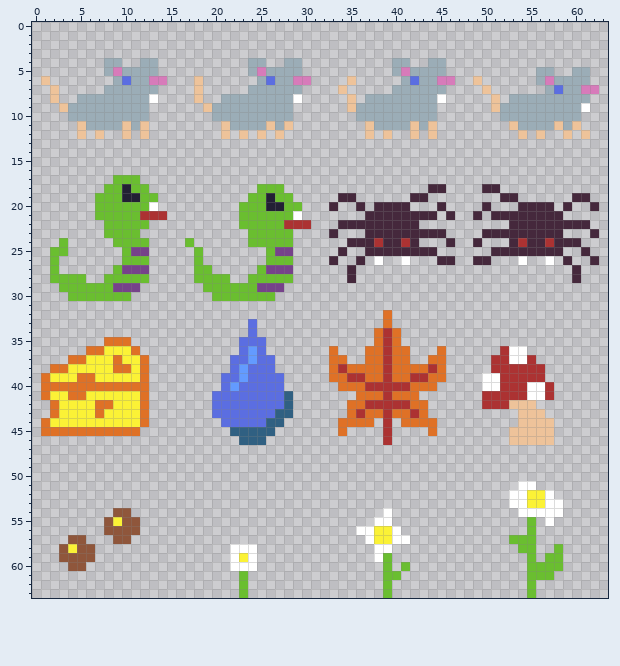
One commit to this pixel-art sprite: content/objects.png. This is how it looked before the edit.
The file is 64x64 pixels.
After:
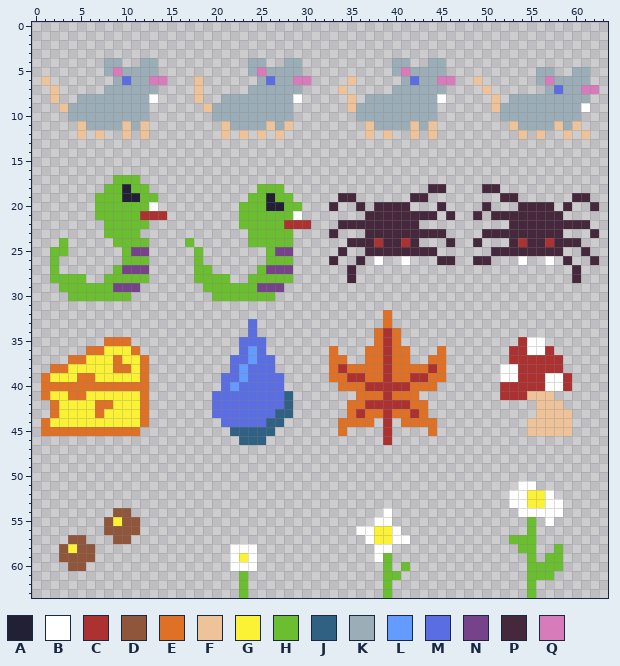
Palette (. is transparent): A #222034  B #ffffff  C #ac3232  D #8f563b  E #df7126  F #eec39a  G #fbf236  H #6abe30  J #306082  K #9badb7  L #639bff  M #5b6ee1  N #76428a  P #45283c  Q #d77bba
Changes in this commit:
y 35: x 54..56 ... -> CBB
y 36: x 52..57 CBB... -> .CCBBC
y 37: x 51..54 CCBB -> ..CC; x 56..58 ... -> CCC
y 38: x 51..53 CCC -> .BB; x 57..58 .. -> CC
y 39: x 50..53 BBCC -> ..BB; x 57..59 ... -> BBC
y 40: x 50..51 BB -> ..; x 55..59 BBC.. -> CCBBC
y 41: x 50..51 CC -> ..; x 55..57 BBC -> FFF
y 42: x 50..58 CCCFFF... -> ......FFF
y 43: x 54..55 FF -> ..; x 57..59 ... -> FFF
y 44: x 54 F -> .; x 58..59 .. -> FF
y 45: x 53..54 FF -> ..; x 58..59 .. -> FF
y 46: x 53..57 FFFFF -> .....
Where, in picture pixels (left, top, right, bottom), the same in both pictures:
changed: (482, 337, 572, 445)
